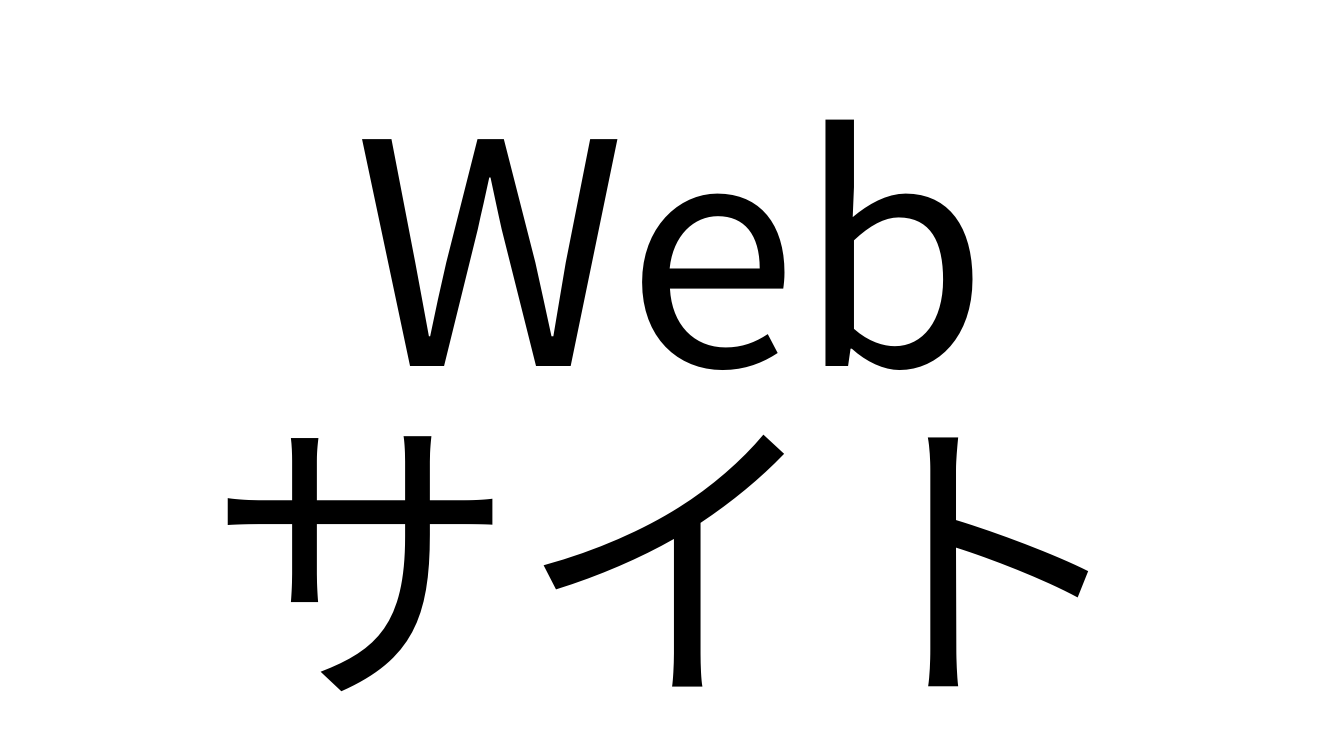
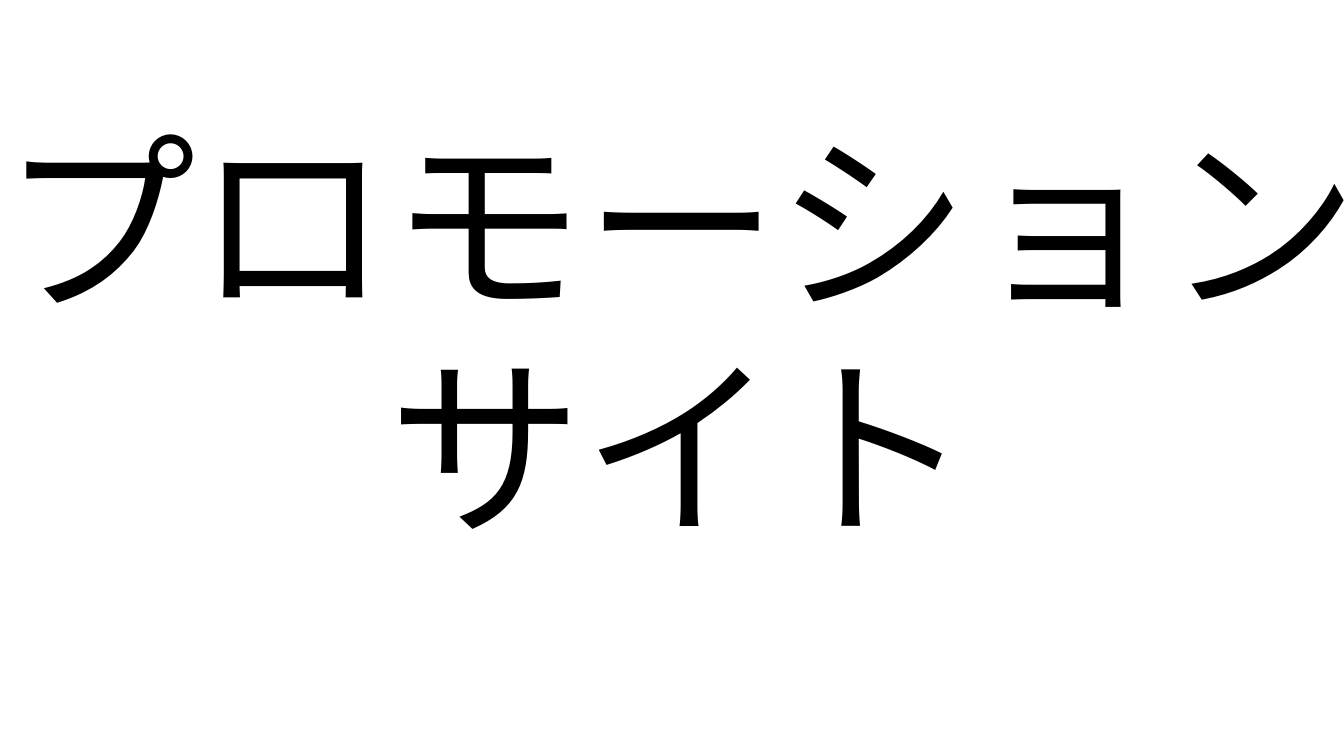
Before and after one commit to HirotakaFukkoahi/WebsiteForCEO, a slide deck: slide 12 of 新米社長に送るWebサイトの重要性と運用の仕方.pptx. Drawn at 1344x756 pixels with LibreOffice and Linux fonts; fonts in the diff are those of the drawing. Boxes give left, top, right and bottom in pixels: in the first picture for what was removed or moved away, otherwise in the second. Text is boxed around its words. In the diff, an @@ line names an element or a change of style, - is before the commit and + after.

```diff
--- a/新米社長に送るWebサイトの重要性と運用の仕方.pptx
+++ b/新米社長に送るWebサイトの重要性と運用の仕方.pptx
@@ text "プロモーション": place and size @@
-text "プロモーション" at <box>208,119,1137,691</box>
+text "プロモーション" at <box>1,134,1344,529</box>
@@ text at <box>1,134,1344,307</box>: text changed; size 221.1 to 139 pt @@
-Web
+プロモーション
@@ text at <box>388,368,972,529</box>: size 221.1 to 139 pt in "サイト"; line spacing 0.8 to 0.9 @@
```
Also in this commit, not shown: 2 slides added, 2 slides removed.
